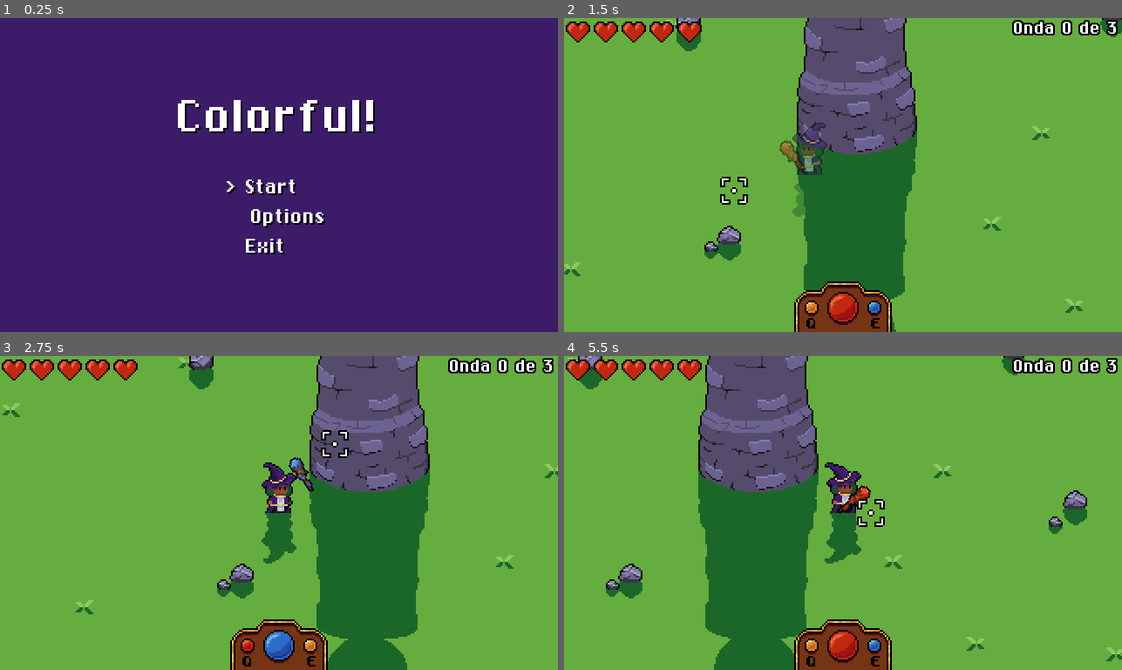
Above: before the commit, frames 1-4 (two rows, left to right).
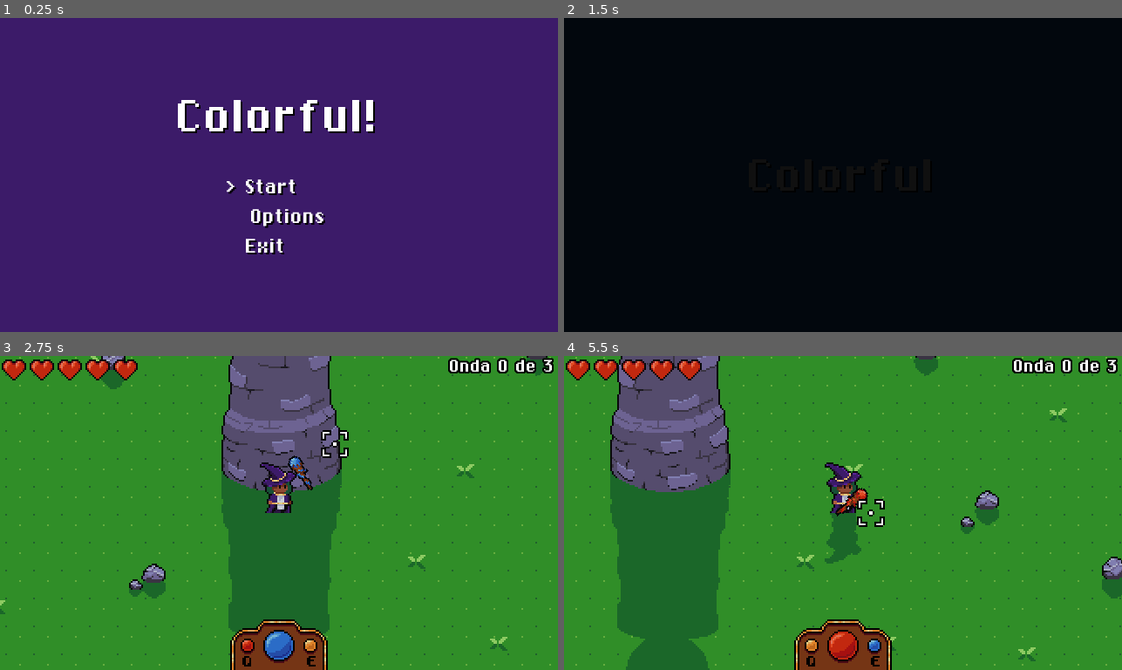
Above: after the commit, the same moments.

Repository: Triceru179/GameJam5
Game: Godot game, scene res://scenes/MainMenu.tscn
Two runs of this game, one before a commit and one after it. Both use one fixed random seed, a clock stepped at 60 frames per second and the inputs below.
Inputs (mouse positions are in pixels of both pictures, inside the frame that each line leads up to):
- Up to frame 1 (0.25 s): no input
- Up to frame 2 (1.5 s): tap Enter (ui_accept) at 0.5 s; move the mouse to (965, 159) at 0.52 s; hold E (action_color_swap_right) 0.53-1.28 s; hold Enter (ui_accept) 0.53-1.28 s; tap Space at 1.25 s; move the mouse to (731, 190) at 1.27 s; hold Down (ui_down) from 1.28 s (still down); right-click (731, 190) at 1.35 s
- Up to frame 3 (2.75 s): tap Enter (ui_accept) at 1.52, 1.55, 1.82 s; move the mouse to (334, 443) at 2.02 s; release Down (ui_down) at 2.03 s; hold E (action_color_swap_right) from 2.03 s (still down); hold Enter (ui_accept) from 2.03 s (still down); click (334, 443) at 2.1 s
- Up to frame 4 (5.5 s): move the mouse to (815, 575) at 2.77 s; release E (action_color_swap_right) at 2.78 s; release Enter (ui_accept) at 2.78 s; hold Up (ui_up) 2.78-3.53 s; tap Enter (ui_accept) at 2.85, 3.02, 3.32, 3.77, 3.8, 4.07, 4.52, 4.55, 4.82 s; move the mouse to (1010, 560) at 3.52 s; hold Right mouse button (action_dash) 3.53-4.28 s; hold Q (action_color_swap_left) 3.53-5.03 s; tap Escape (ui_cancel) at 4.15 s; move the mouse to (675, 465) at 4.27 s; click (675, 465) at 4.35 s; move the mouse to (870, 513) at 5.02 s; hold Down (ui_down) from 5.03 s (still down); hold Enter (ui_accept) from 5.03 s (still down)

The runs differ from the first frame. In frame 2, 98% of the frame differs, in the area x 0-100%, y 0-100%; in frame 3, 92%; in frame 4, 92%.

Commit message:
Made screen adjuster, transitions and death menu

Diff:
--- a/actors/player/player.gd
+++ b/actors/player/player.gd
@@ -181,10 +181,17 @@
 	play_sfx(Globals.random_sfx_from_array(HURT_SFX))
 
 	if current_health <= 0:
-		set_process(false)
-		set_physics_process(false)
-		$Hurtbox.set_deferred("monitoring", false)
+		pause_mode = PAUSE_MODE_STOP
+		$Hurtbox/CollisionShape2D.disabled = true
 		visible = false
 		emit_signal("died")
+
+		var cam = $Camera2D
+		remove_child(cam)
+		get_parent().add_child(cam)
+		cam.global_position = global_position
+
+		yield(get_tree().create_timer(0.5), "timeout")
+		queue_free()
 	else:
 		Globals.blink_white($BodyPaletteSwapper)
--- a/autoload/globals.gd
+++ b/autoload/globals.gd
@@ -57,8 +57,13 @@
 	yield(get_tree().create_timer(duration), "timeout")
 	palette_swapper.change_palette(previous_index)
 
-func change_scene(scene: PackedScene):
-	get_tree().change_scene_to(scene)
+func change_scene(scene: PackedScene, transition_duration: float = 0.5):
+	ScreenAdjuster.adjust_screen_brightness(0, transition_duration / 2)
+	yield(get_tree().create_timer(transition_duration / 2), "timeout")
+
+	var _er = get_tree().change_scene_to(scene)
+
+	ScreenAdjuster.adjust_screen_brightness(1, transition_duration / 2)
 
 func random_sfx_from_array(sfxs: Array) -> AudioStream:
 	return sfxs[randi() % sfxs.size()]
--- /dev/null
+++ b/autoload/screen_adjuster/ScreenAdjuster.tscn
@@ -0,0 +1,41 @@
+[gd_scene load_steps=4 format=2]
+
+[ext_resource path="res://autoload/screen_adjuster/screen_adjuster.gd" type="Script" id=1]
+
+[sub_resource type="Shader" id=1]
+code = "shader_type canvas_item;
+
+uniform float brightness = 1.0;
+uniform float contrast = 1.0;
+uniform float saturation = 1.0;
+
+void fragment() {
+    vec3 c = textureLod(SCREEN_TEXTURE, SCREEN_UV, 0.0).rgb;
+
+    c.rgb = mix(vec3(0.0), c.rgb, brightness);
+    c.rgb = mix(vec3(0.5), c.rgb, contrast);
+    c.rgb = mix(vec3(dot(vec3(1.0), c.rgb) * 0.33333), c.rgb, saturation);
+
+    COLOR.rgb = c;
+}"
+
+[sub_resource type="ShaderMaterial" id=2]
+shader = SubResource( 1 )
+shader_param/brightness = 1.0
+shader_param/contrast = 1.0
+shader_param/saturation = 1.0
+
+[node name="ScreenAdjuster" type="CanvasLayer"]
+pause_mode = 2
+layer = 128
+script = ExtResource( 1 )
+
+[node name="ColorRect" type="ColorRect" parent="."]
+material = SubResource( 2 )
+margin_right = 320.0
+margin_bottom = 180.0
+__meta__ = {
+"_edit_use_anchors_": false
+}
+
+[node name="Tween" type="Tween" parent="."]
--- /dev/null
+++ b/autoload/screen_adjuster/screen_adjuster.gd
@@ -0,0 +1,25 @@
+extends CanvasLayer
+
+onready var shader_material = $ColorRect.material
+onready var tween = $Tween
+
+func adjust_screen_brightness(value, duration = 0):
+	tween.interpolate_property(shader_material, "shader_param/brightness",
+		shader_material.get_shader_param("brightness"), value, duration)
+	tween.start()
+
+func adjust_screen_contrast(value, duration = 0):
+	tween.interpolate_property(shader_material, "shader_param/contrast",
+		shader_material.get_shader_param("contrast"), value, duration)
+	tween.start()
+
+func adjust_screen_saturation(value, duration = 0):
+	tween.interpolate_property(shader_material, "shader_param/saturation",
+		shader_material.get_shader_param("saturation"), value, duration)
+	tween.start()
+
+func reset_screen():
+	tween.stop_all()
+	shader_material.set_shader_param("brightness", 1)
+	shader_material.set_shader_param("contrast", 1)
+	shader_material.set_shader_param("saturation", 1)
--- a/menu/death_menu/DeathMenu.tscn
+++ b/menu/death_menu/DeathMenu.tscn
@@ -8,9 +8,13 @@
 [ext_resource path="res://MenuSelect.tscn" type="PackedScene" id=6]
 
 [sub_resource type="DynamicFont" id=1]
+size = 12
 font_data = ExtResource( 3 )
 
 [sub_resource type="DynamicFont" id=2]
+font_data = ExtResource( 3 )
+
+[sub_resource type="DynamicFont" id=3]
 font_data = ExtResource( 3 )
 
 [node name="DeathMenu" type="CanvasLayer"]
@@ -19,7 +23,7 @@
 
 [node name="Background" type="TextureRect" parent="."]
 visible = false
-modulate = Color( 0, 0, 0, 0.45098 )
+modulate = Color( 0, 0, 0, 0.215686 )
 anchor_right = 1.0
 anchor_bottom = 1.0
 texture = ExtResource( 2 )
@@ -29,7 +33,6 @@
 }
 
 [node name="CenterContainer" type="CenterContainer" parent="."]
-visible = false
 anchor_right = 1.0
 anchor_bottom = 1.0
 __meta__ = {
@@ -37,100 +40,124 @@
 }
 
 [node name="VBoxContainer" type="VBoxContainer" parent="CenterContainer"]
-margin_left = 101.0
-margin_top = 46.0
-margin_right = 219.0
-margin_bottom = 133.0
+margin_left = 42.0
+margin_top = 37.0
+margin_right = 278.0
+margin_bottom = 142.0
+custom_constants/separation = 15
 
-[node name="CenterContainer4" type="CenterContainer" parent="CenterContainer/VBoxContainer"]
-margin_right = 118.0
+[node name="TitleVBox" type="VBoxContainer" parent="CenterContainer/VBoxContainer"]
+margin_right = 236.0
+margin_bottom = 37.0
+custom_constants/separation = -5
+
+[node name="CenterContainer4" type="CenterContainer" parent="CenterContainer/VBoxContainer/TitleVBox"]
+margin_right = 236.0
 margin_bottom = 30.0
 
-[node name="Label" type="Label" parent="CenterContainer/VBoxContainer/CenterContainer4"]
-margin_right = 118.0
+[node name="Label" type="Label" parent="CenterContainer/VBoxContainer/TitleVBox/CenterContainer4"]
+margin_left = 42.0
+margin_right = 194.0
 margin_bottom = 30.0
 custom_fonts/font = ExtResource( 4 )
-custom_colors/font_color = Color( 0.905882, 0.168627, 0.168627, 1 )
 custom_colors/font_color_shadow = Color( 0, 0, 0, 1 )
-text = "YOU LOSE"
+text = "YOU FAILED!"
+valign = 2
 
-[node name="CenterContainer" type="CenterContainer" parent="CenterContainer/VBoxContainer"]
-margin_top = 34.0
-margin_right = 118.0
-margin_bottom = 49.0
+[node name="CenterContainer5" type="CenterContainer" parent="CenterContainer/VBoxContainer/TitleVBox"]
+margin_top = 25.0
+margin_right = 236.0
+margin_bottom = 37.0
 
-[node name="HBoxContainer" type="HBoxContainer" parent="CenterContainer/VBoxContainer/CenterContainer"]
-margin_left = 17.0
-margin_right = 101.0
+[node name="Label" type="Label" parent="CenterContainer/VBoxContainer/TitleVBox/CenterContainer5"]
+margin_right = 236.0
+margin_bottom = 12.0
+custom_fonts/font = SubResource( 1 )
+custom_colors/font_color = Color( 0.67451, 0.67451, 0.67451, 1 )
+text = "All the colors of the world have been stolen..."
+align = 1
+
+[node name="VBoxContainer" type="VBoxContainer" parent="CenterContainer/VBoxContainer"]
+margin_top = 52.0
+margin_right = 236.0
+margin_bottom = 105.0
+
+[node name="CenterContainer" type="CenterContainer" parent="CenterContainer/VBoxContainer/VBoxContainer"]
+margin_right = 236.0
 margin_bottom = 15.0
 
-[node name="Selector" type="Label" parent="CenterContainer/VBoxContainer/CenterContainer/HBoxContainer"]
+[node name="HBoxContainer" type="HBoxContainer" parent="CenterContainer/VBoxContainer/VBoxContainer/CenterContainer"]
+margin_left = 76.0
+margin_right = 160.0
+margin_bottom = 15.0
+
+[node name="Selector" type="Label" parent="CenterContainer/VBoxContainer/VBoxContainer/CenterContainer/HBoxContainer"]
 margin_right = 7.0
 margin_bottom = 15.0
 rect_min_size = Vector2( 7, 0 )
-custom_fonts/font = SubResource( 1 )
+custom_fonts/font = SubResource( 2 )
 custom_colors/font_color_shadow = Color( 0, 0, 0, 1 )
 text = ">"
 
-[node name="OptionName" type="Label" parent="CenterContainer/VBoxContainer/CenterContainer/HBoxContainer"]
+[node name="OptionName" type="Label" parent="CenterContainer/VBoxContainer/VBoxContainer/CenterContainer/HBoxContainer"]
 margin_left = 11.0
 margin_right = 84.0
 margin_bottom = 15.0
 rect_min_size = Vector2( 73, 0 )
-custom_fonts/font = SubResource( 2 )
+custom_fonts/font = SubResource( 3 )
 custom_colors/font_color_shadow = Color( 0, 0, 0, 1 )
 text = "Try Again"
 
-[node name="CenterContainer2" type="CenterContainer" parent="CenterContainer/VBoxContainer"]
-margin_top = 53.0
-margin_right = 118.0
-margin_bottom = 68.0
+[node name="CenterContainer2" type="CenterContainer" parent="CenterContainer/VBoxContainer/VBoxContainer"]
+margin_top = 19.0
+margin_right = 236.0
+margin_bottom = 34.0
 
-[node name="HBoxContainer" type="HBoxContainer" parent="CenterContainer/VBoxContainer/CenterContainer2"]
-margin_left = 17.0
-margin_right = 101.0
+[node name="HBoxContainer" type="HBoxContainer" parent="CenterContainer/VBoxContainer/VBoxContainer/CenterContainer2"]
+margin_left = 76.0
+margin_right = 160.0
 margin_bottom = 15.0
 
-[node name="Selector" type="Label" parent="CenterContainer/VBoxContainer/CenterContainer2/HBoxContainer"]
+[node name="Selector" type="Label" parent="CenterContainer/VBoxContainer/VBoxContainer/CenterContainer2/HBoxContainer"]
 margin_right = 7.0
 margin_bottom = 15.0
 rect_min_size = Vector2( 7, 0 )
-custom_fonts/font = SubResource( 1 )
+custom_fonts/font = SubResource( 2 )
 custom_colors/font_color_shadow = Color( 0, 0, 0, 1 )
 text = ">"
 
-[node name="OptionName" type="Label" parent="CenterContainer/VBoxContainer/CenterContainer2/HBoxContainer"]
+[node name="OptionName" type="Label" parent="CenterContainer/VBoxContainer/VBoxContainer/CenterContainer2/HBoxContainer"]
 margin_left = 11.0
 margin_right = 84.0
 margin_bottom = 15.0
-custom_fonts/font = SubResource( 2 )
+custom_fonts/font = SubResource( 3 )
 custom_colors/font_color_shadow = Color( 0, 0, 0, 1 )
 text = "Main Menu"
 
-[node name="CenterContainer3" type="CenterContainer" parent="CenterContainer/VBoxContainer"]
-margin_top = 72.0
-margin_right = 118.0
-margin_bottom = 87.0
+[node name="CenterContainer3" type="CenterContainer" parent="CenterContainer/VBoxContainer/VBoxContainer"]
+margin_top = 38.0
+margin_right = 236.0
+margin_bottom = 53.0
 
-[node name="HBoxContainer" type="HBoxContainer" parent="CenterContainer/VBoxContainer/CenterContainer3"]
-margin_left = 17.0
-margin_right = 101.0
+[node name="HBoxContainer" type="HBoxContainer" parent="CenterContainer/VBoxContainer/VBoxContainer/CenterContainer3"]
+margin_left = 76.0
+margin_right = 160.0
 margin_bottom = 15.0
 
-[node name="Selector" type="Label" parent="CenterContainer/VBoxContainer/CenterContainer3/HBoxContainer"]
+[node name="Selector" type="Label" parent="CenterContainer/VBoxContainer/VBoxContainer/CenterContainer3/HBoxContainer"]
 margin_right = 7.0
 margin_bottom = 15.0
 rect_min_size = Vector2( 7, 0 )
-custom_fonts/font = SubResource( 1 )
+custom_fonts/font = SubResource( 2 )
 custom_colors/font_color_shadow = Color( 0, 0, 0, 1 )
 text = ">"
 
-[node name="OptionName" type="Label" parent="CenterContainer/VBoxContainer/CenterContainer3/HBoxContainer"]
+[node name="OptionName" type="Label" parent="CenterContainer/VBoxContainer/VBoxContainer/CenterContainer3/HBoxContainer"]
 margin_left = 11.0
 margin_right = 84.0
 margin_bottom = 15.0
 rect_min_size = Vector2( 73, 0 )
-custom_fonts/font = SubResource( 2 )
+custom_fonts/font = SubResource( 3 )
 custom_colors/font_color_shadow = Color( 0, 0, 0, 1 )
 text = "Exit"
 
--- a/menu/death_menu/death_menu.gd
+++ b/menu/death_menu/death_menu.gd
@@ -4,26 +4,27 @@
 var active = false
 
 onready var selectors = [
-	$CenterContainer/VBoxContainer/CenterContainer/HBoxContainer/Selector,
-	$CenterContainer/VBoxContainer/CenterContainer2/HBoxContainer/Selector,
-	$CenterContainer/VBoxContainer/CenterContainer3/HBoxContainer/Selector,
+	$CenterContainer/VBoxContainer/VBoxContainer/CenterContainer/HBoxContainer/Selector,
+	$CenterContainer/VBoxContainer/VBoxContainer/CenterContainer2/HBoxContainer/Selector,
+	$CenterContainer/VBoxContainer/VBoxContainer/CenterContainer3/HBoxContainer/Selector,
 ]
 
 func _ready():
 	set_current_selection(0)
 	set_visible(false)
+
 	var player = get_tree().get_current_scene().get_node("World/Player")
 	player.connect("died", self, "_on_Player_died")
 
-func _input(_InputEvent):
+func _process(_delta):
 	if active:
-		if Input.is_action_pressed("ui_down"):
+		if Input.is_action_just_pressed("ui_down"):
 			current_selection = wrapi(current_selection + 1, 0, 3)
 			set_current_selection(current_selection)
-		elif Input.is_action_pressed("ui_up"):
+		elif Input.is_action_just_pressed("ui_up"):
 			current_selection = wrapi(current_selection - 1, 0, 3)
 			set_current_selection(current_selection)
-		elif Input.is_action_pressed("ui_accept"):
+		elif Input.is_action_just_pressed("ui_accept"):
 			handle_selection(current_selection)
 
 func handle_selection(_current_selection):
@@ -32,8 +33,10 @@
 
 	match _current_selection:
 		0:
+			ScreenAdjuster.reset_screen()
 			var _er = get_tree().reload_current_scene()
 		1:
+			ScreenAdjuster.reset_screen()
 			Globals.change_scene(load("res://scenes/MainMenu.tscn"))
 		2:
 			get_tree().quit()
@@ -55,4 +58,6 @@
 			node.visible = is_visible
 
 func _on_Player_died():
+	ScreenAdjuster.adjust_screen_saturation(0, 1)
 	active = !active
+	set_visible(true)
--- a/menu/pause_menu/pause_menu.gd
+++ b/menu/pause_menu/pause_menu.gd
@@ -65,4 +65,5 @@
 	set_current_selection(0)
 
 func _on_Player_died():
+	get_tree().paused = false
 	queue_free()
--- a/project.godot
+++ b/project.godot
@@ -69,6 +69,7 @@
 [autoload]
 
 Globals="*res://autoload/globals.gd"
+ScreenAdjuster="*res://autoload/screen_adjuster/ScreenAdjuster.tscn"
 
 [display]
 
--- a/projectile/Projectile.tscn
+++ b/projectile/Projectile.tscn
@@ -85,6 +85,7 @@
 
 [sub_resource type="AudioStreamRandomPitch" id=4]
 audio_stream = ExtResource( 9 )
+random_pitch = 1.5
 
 [node name="Projectile" type="YSort"]
 z_index = 10
@@ -118,7 +119,7 @@
 
 [node name="HitSFX" type="AudioStreamPlayer2D" parent="."]
 stream = SubResource( 4 )
-volume_db = -8.0
+volume_db = -20.0
 max_distance = 196.0
 [connection signal="screen_exited" from="VisibilityNotifier2D" to="." method="_on_VisibilityNotifier2D_screen_exited"]
 [connection signal="body_entered" from="Hitbox" to="." method="_on_Hitbox_body_entered"]
--- a/ui/transition_scene.gd
+++ b/ui/transition_scene.gd
@@ -3,7 +3,7 @@
 export(PackedScene) var next_scene = null
 
 func _ready():
-	if $AnimationPlayer != null:
+	if get_node_or_null("AnimationPlayer") != null:
 		$AnimationPlayer.play(Globals.ANIM_IDLE)
 
 func _input(event):
--- a/world/tower/Tower.tscn
+++ b/world/tower/Tower.tscn
@@ -98,6 +98,8 @@
 reference_sprite = NodePath("../Sprite")
 
 [node name="AudioStreamPlayer2D" type="AudioStreamPlayer2D" parent="."]
+position = Vector2( 0, -118 )
 stream = SubResource( 4 )
+volume_db = -6.0
 max_distance = 256.0
 bus = "Sound Effects"
Not shown: 1 places in menu/death_menu/DeathMenu.tscn that only renumber resources
Binary file changed: world/grass_background.png
